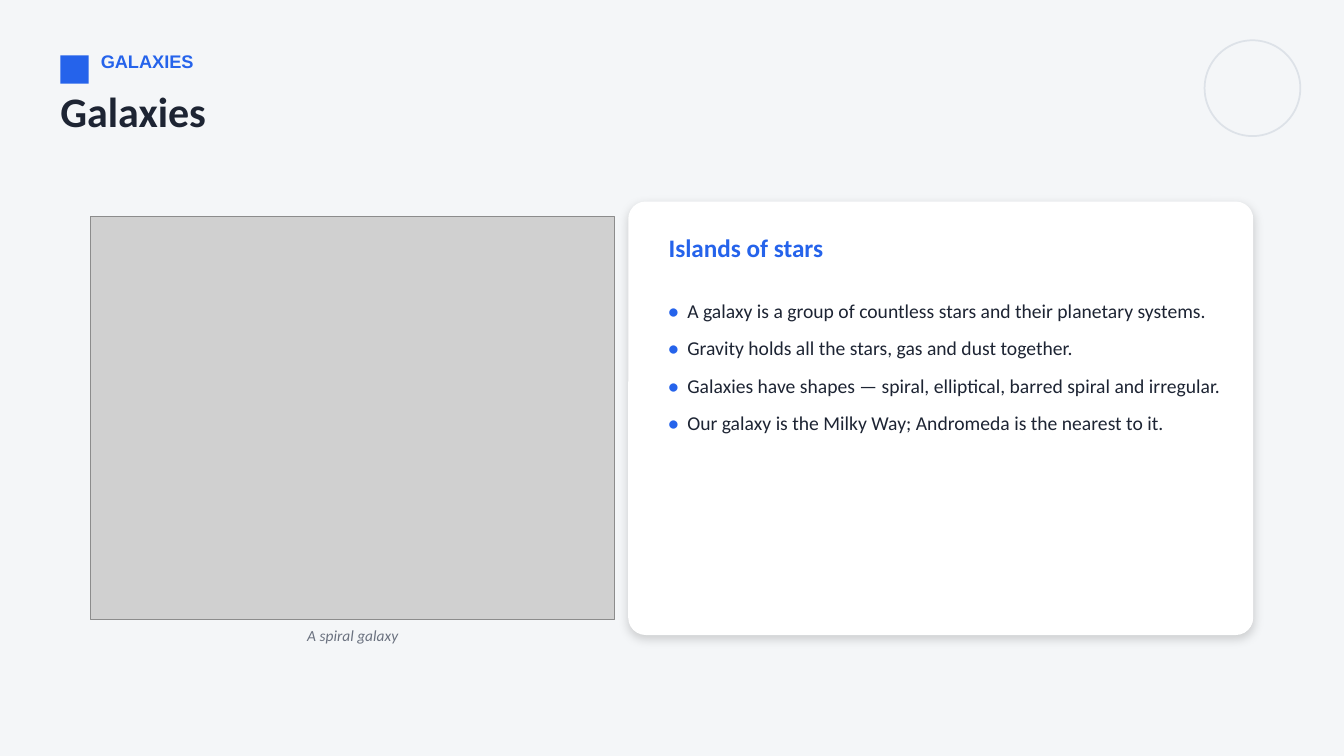
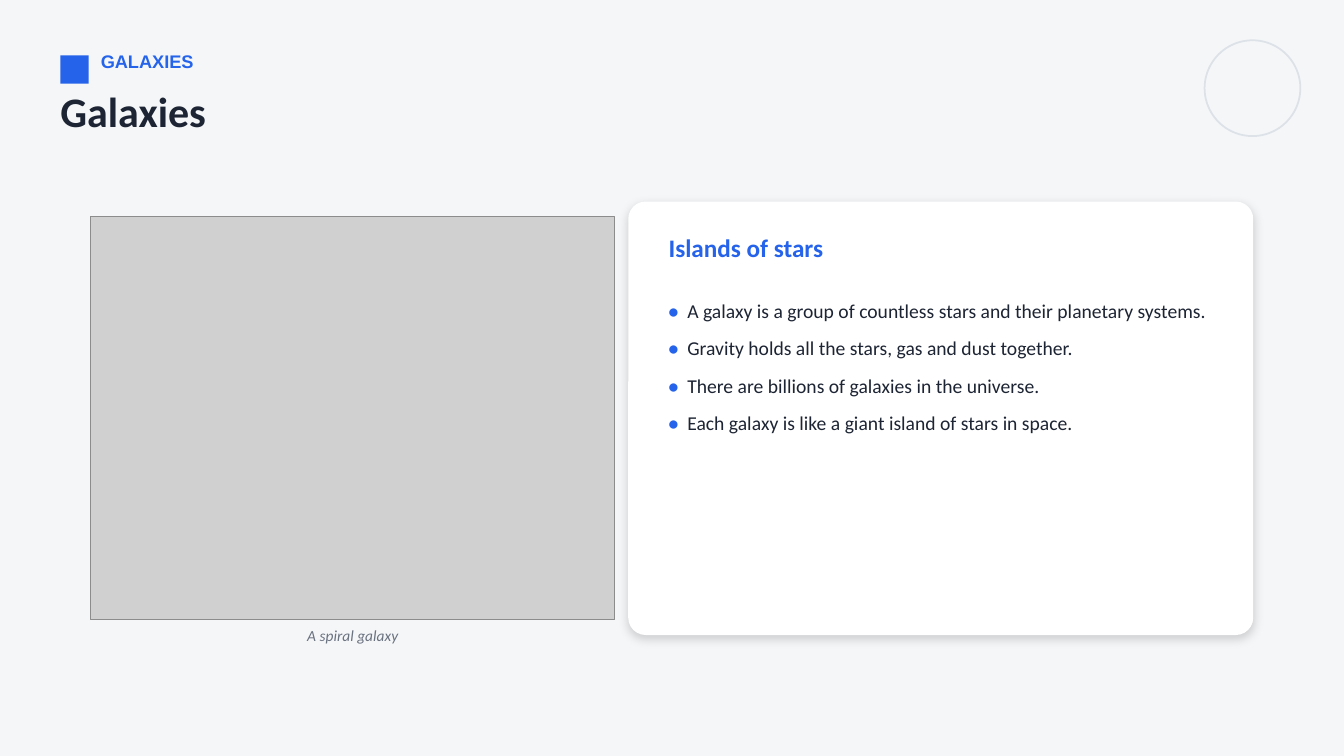
Before and after one commit to parmeshwars2911/MyFirstAR, a slide deck: slide 7 of ppt/MH_Grade06/MH06_S65_The_Universe.pptx (slide 5 before the commit). Drawn at 1344x756 pixels with LibreOffice and Linux fonts; fonts in the diff are those of the drawing; grey boxes stand for pictures. Boxes give left, top, right and bottom in pixels: in the first picture for what was removed or moved away, otherwise in the second. Text is boxed around its words. In the diff, an @@ line names an element or a change of style, - is before the commit and + after.

```diff
--- a/ppt/MH_Grade06/MH06_S65_The_Universe.pptx
+++ b/ppt/MH_Grade06/MH06_S65_The_Universe.pptx
@@ text at [687,379,1072,434]: text changed @@
-• Galaxies have shapes — spiral, elliptical, barred spiral and irregular.
-• Our galaxy is the Milky Way; Andromeda is the nearest to it.
+• There are billions of galaxies in the universe.
+• Each galaxy is like a giant island of stars in space.
```
Also in this commit, not shown: 7 other slides changed, 14 slides added, 6 other files.
